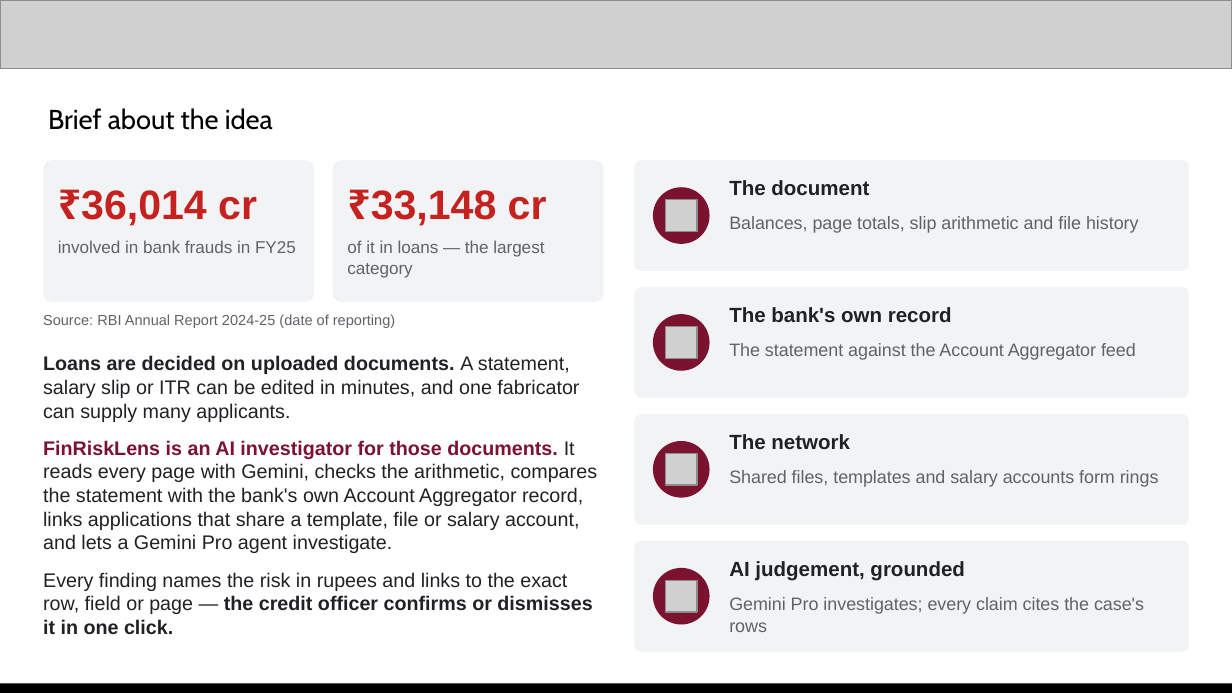
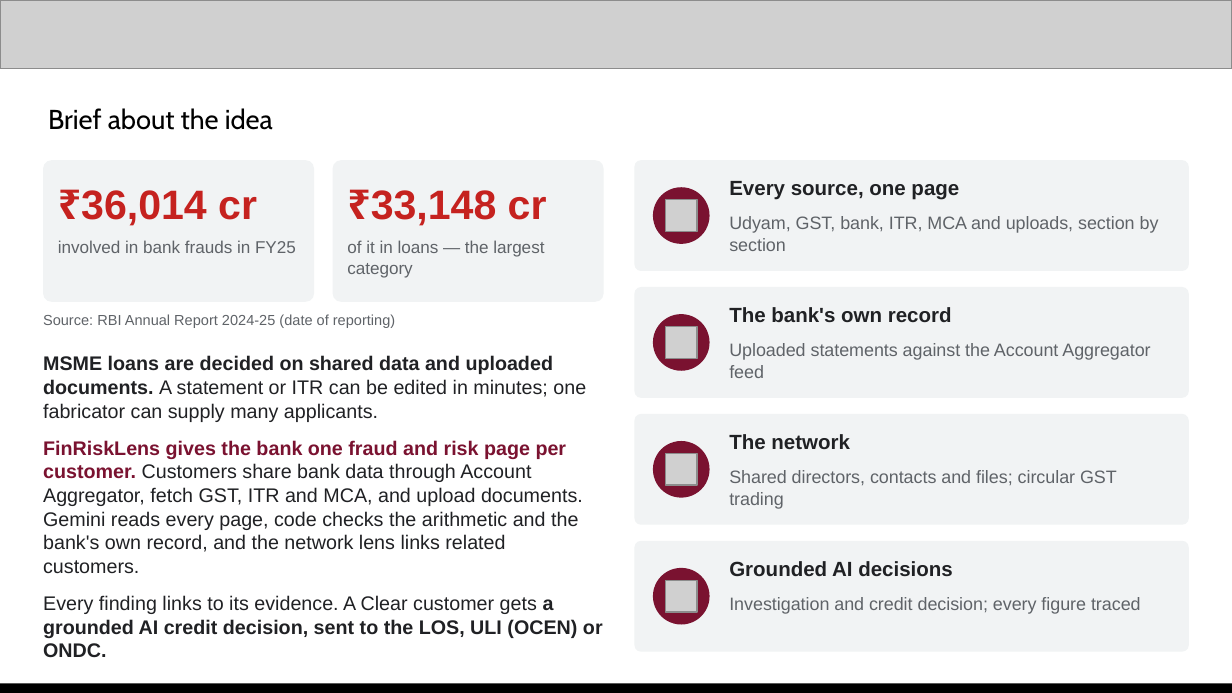
Before and after one commit to abhinavmukwane/FinRiskLensAI-RAG-V2, a slide deck: slide 2 of Doc/FinRiskLens_AI_Builder_Cup_2026.pptx. Drawn at 1232x693 pixels with LibreOffice and Linux fonts; fonts in the diff are those of the drawing; grey boxes stand for pictures. Boxes give left, top, right and bottom in pixels: in the first picture for what was removed or moved away, otherwise in the second. Text is boxed around its words. In the diff, an @@ line names an element or a change of style, - is before the commit and + after.

Commit message:
#Customer-wise only: case pages and Rings page removed; deck and docs to the customer flow
- Case page and Rings page/menu removed; Risk Lens actions moved to RiskLensController (/risk-lens)
- Customer links stay in each Risk Lens Network section, naming the linked customers
- A confirmed finding keeps blocking the loan case; only a dismissed one stops counting
- Deck: team AS FinTech Developer, customer flow, new snapshots; README, architecture, plan and video script updated

```diff
--- a/Doc/FinRiskLens_AI_Builder_Cup_2026.pptx
+++ b/Doc/FinRiskLens_AI_Builder_Cup_2026.pptx
@@ text at (x1=729, y1=181, x2=959, y2=200): text changed @@
-The document
+Every source, one page
@@ text at (x1=729, y1=216, x2=1159, y2=251): text changed @@
-Balances, page totals, slip arithmetic and file history
+Udyam, GST, bank, ITR, MCA and uploads, section by section
@@ text at (x1=43, y1=355, x2=603, y2=658): text changed @@
-Loans are decided on uploaded documents. A statement, salary slip or ITR can be edited in minutes, and one fabricator can supply many applicants.
-FinRiskLens is an AI investigator for those documents. It reads every page with Gemini, checks the arithmetic, compares the statement with the bank's own Account Aggregator record, links applications that share a template, file or salary account, and lets a Gemini Pro agent investigate.
-Every finding names the risk in rupees and links to the exact row, field or page — the credit officer confirms or dismisses it in one click.
+MSME loans are decided on shared data and uploaded documents. A statement or ITR can be edited in minutes; one fabricator can supply many applicants.
+FinRiskLens gives the bank one fraud and risk page per customer. Customers share bank data through Account Aggregator, fetch GST, ITR and MCA, and upload documents. Gemini reads every page, code checks the arithmetic and the bank's own record, and the network lens links related customers.
+Every finding links to its evidence. A Clear customer gets a grounded AI credit decision, sent to the LOS, ULI (OCEN) or ONDC.
@@ text at (x1=729, y1=343, x2=1150, y2=378): text changed @@
-The statement against the Account Aggregator feed
+Uploaded statements against the Account Aggregator feed
@@ text at (x1=729, y1=470, x2=1117, y2=509): text changed @@
-Shared files, templates and salary accounts form rings
+Shared directors, contacts and files; circular GST trading
@@ text at (x1=729, y1=561, x2=953, y2=576): text changed @@
-AI judgement, grounded
+Grounded AI decisions
@@ text at (x1=729, y1=597, x2=1141, y2=614): text changed @@
-Gemini Pro investigates; every claim cites the case's rows
+Investigation and credit decision; every figure traced
```
Also in this commit, not shown: 14 other slides changed, 2 slides removed, 25 other files.
